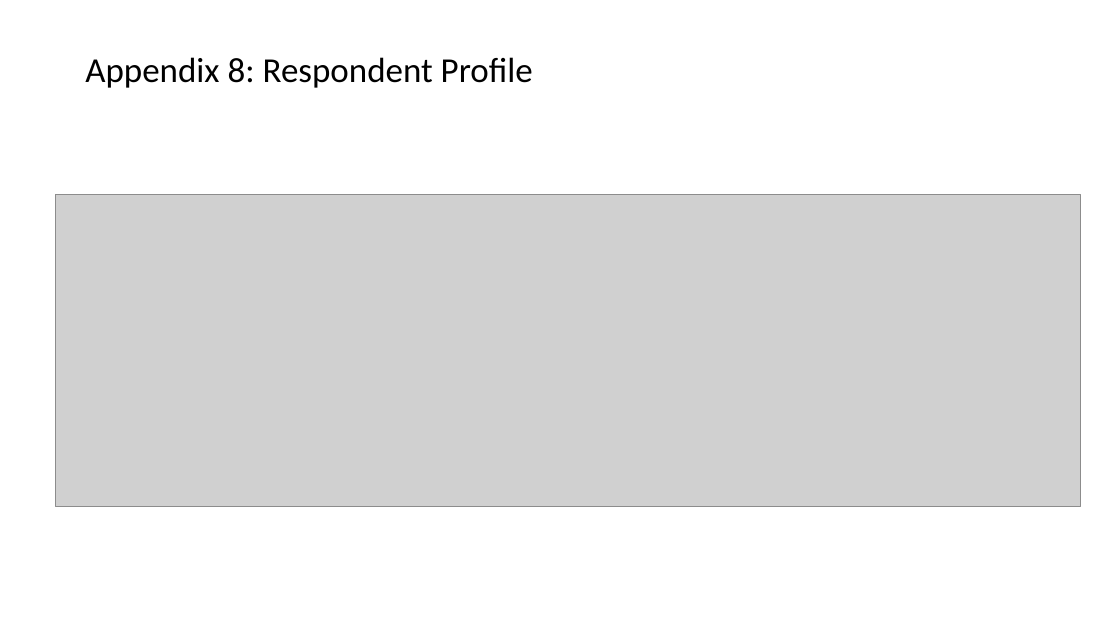
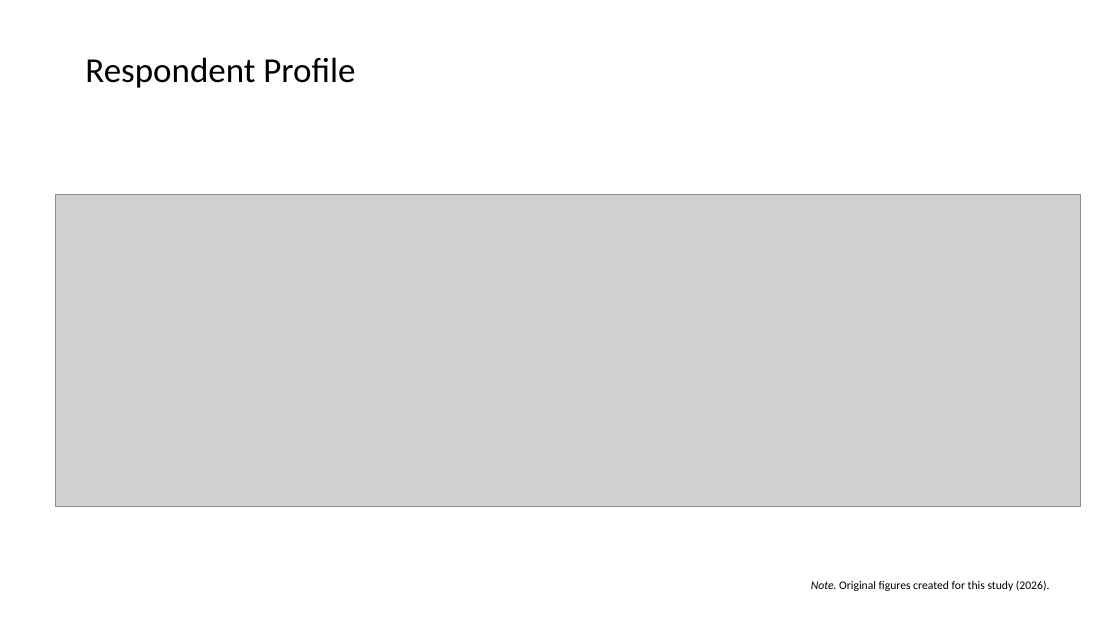
Before and after one commit to Amarows/thesis, a slide deck: slide 6 of documents/aliaksei_malashonak_sbs_thesis_defence.pptx (slide 24 before the commit). Drawn at 1120x630 pixels with LibreOffice and Linux fonts; fonts in the diff are those of the drawing; grey boxes stand for pictures; background and template pictures are left out. Boxes give left, top, right and bottom in pixels: in the first picture for what was removed or moved away, otherwise in the second. Text is boxed around its words. In the diff, an @@ line names an element or a change of style, - is before the commit and + after.

```diff
--- a/documents/aliaksei_malashonak_sbs_thesis_defence.pptx
+++ b/documents/aliaksei_malashonak_sbs_thesis_defence.pptx
@@ title at [85, 57, 355, 88]: text changed @@
-Appendix 8: Respondent Profile
+Respondent Profile
@@ text added at [811, 580, 1050, 591], 10 pt, text #000000 @@
+Note. Original figures created for this study (2026).
```
Also in this commit, not shown: 18 other slides changed, 4 slides added, 2 slides removed.
